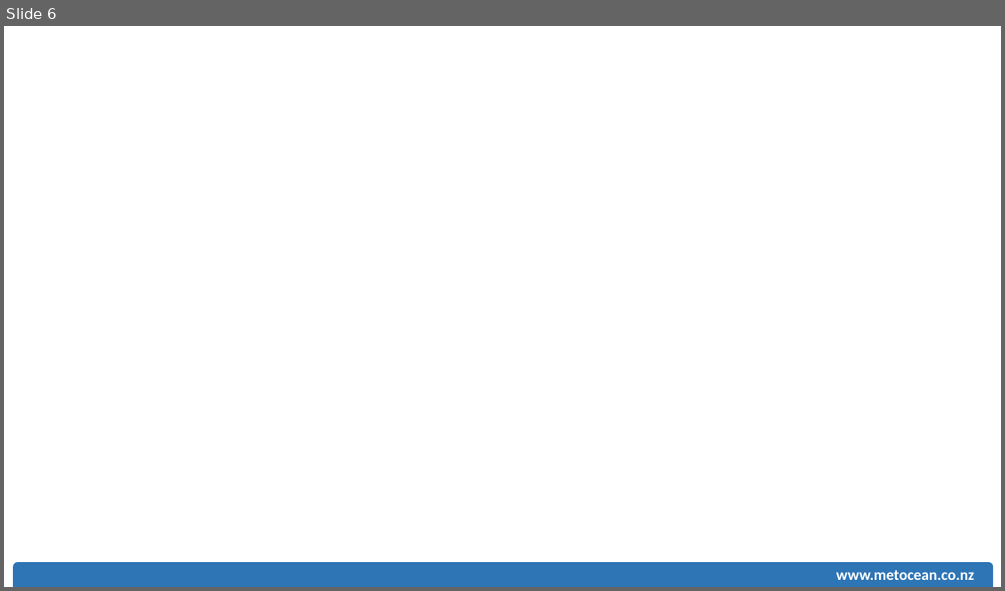
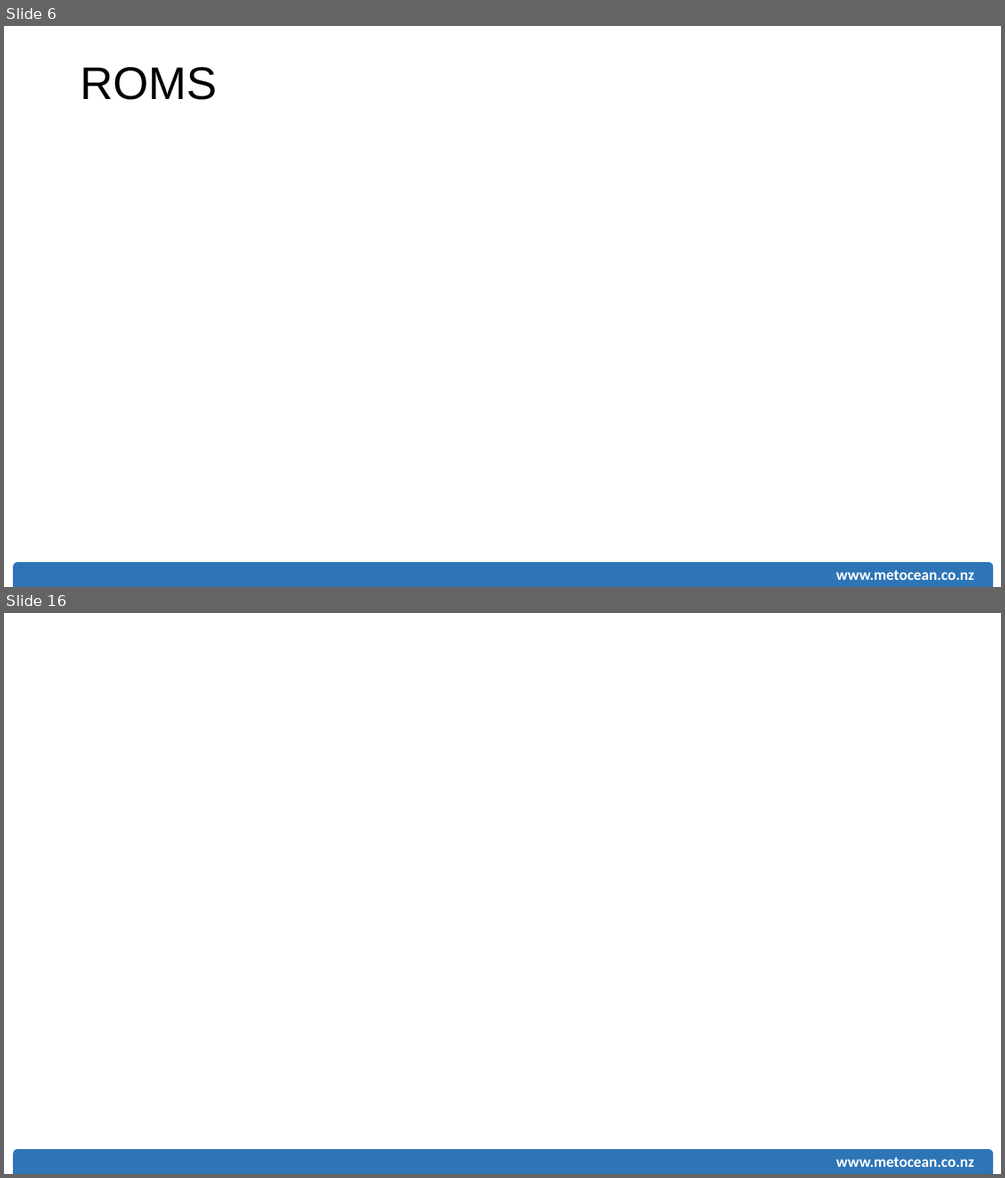
Before and after one commit to rsoutelino/CeP2015, a slide deck: soutelino_MSL_CeP2015.pptx. Shown one above the other, each under a label of ours: slide 6 before the commit, slides 6 and 16 after it; the slides between them are not shown. The pictures are 1005x591 and 1005x1178 pixels, drawn with LibreOffice and Linux fonts; fonts in the diff are those of the drawing. Boxes give left, top, right and bottom in pixels: in the first picture for what was removed or moved away, otherwise in the second. Text is boxed around its words. In the diff, an @@ line names an element or a change of style, - is before the commit and + after.

```diff
--- a/soutelino_MSL_CeP2015.pptx
+++ b/soutelino_MSL_CeP2015.pptx
@@ slide 6 added at (4, 26, 1001, 587), background #FFFFFF @@
@@ text added at (80, 67, 217, 100), 44 pt, text #000000 @@
+ROMS
@@ round same rect added at (13, 562, 994, 587), fill #2E75B6 @@
@@ text added at (836, 570, 974, 580), 14.8 pt, text #FFFFFF, bold @@
+www.metocean.co.nz
@@ what was slide 6 is now slide 16 @@
```
Also in this commit, not shown: 4 slides changed, 10 other slides added, 1 slide removed.
